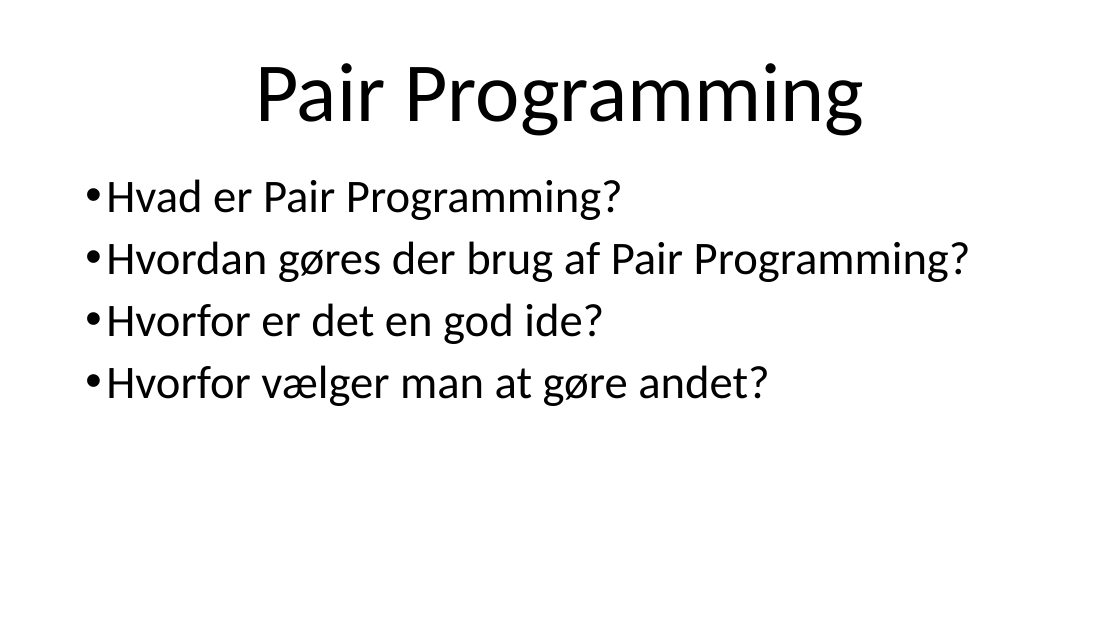
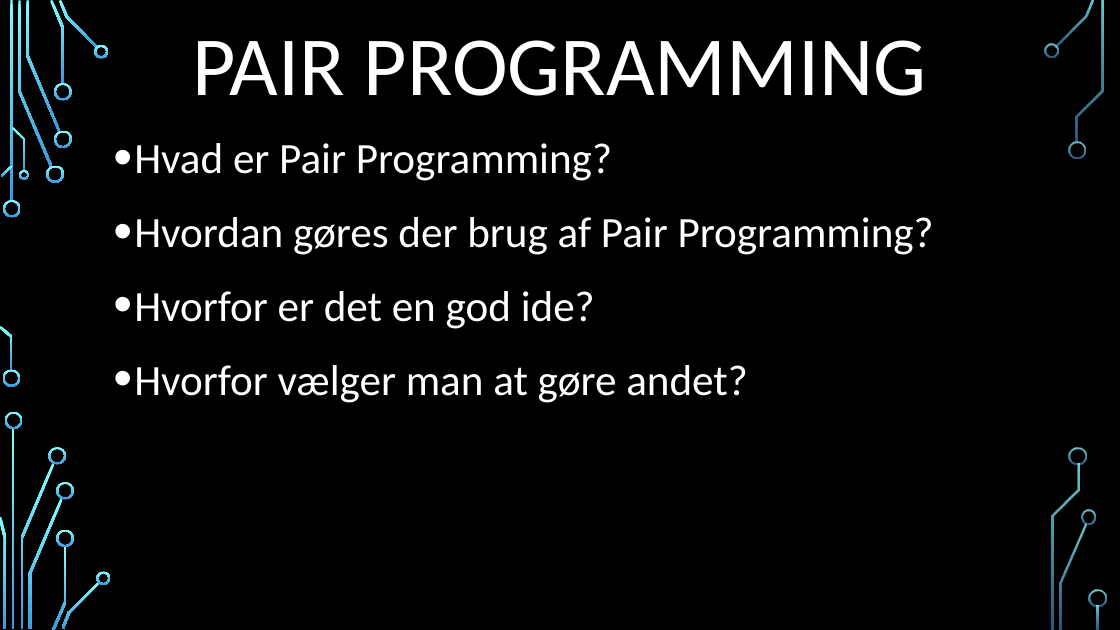
Before and after one commit to AndersSkovNielsen/LightManagement, a slide deck: slide 8 of Eksamen powerpoint.pptx. Drawn at 1120x630 pixels with LibreOffice and Linux fonts; fonts in the diff are those of the drawing; background and template pictures are left out. Boxes give left, top, right and bottom in pixels: in the first picture for what was removed or moved away, otherwise in the second. Text is boxed around its words. In the diff, an @@ line names an element or a change of style, - is before the commit and + after.

```diff
--- a/Eksamen powerpoint.pptx
+++ b/Eksamen powerpoint.pptx
@@ background #FFFFFF to picture (left out) @@
@@ title at box(193, 40, 926, 96): text changed; text colour #000000 to #FFFFFF @@
-Pair Programming
+PAIR PROGRAMMING
@@ text "Hvad er Pair Programming?": place and size @@
-text "Hvad er Pair Programming?" at box(106, 179, 971, 406)
+text "Hvad er Pair Programming?" at box(134, 143, 934, 403)
@@ text "Hvad er Pair Programming?" at box(134, 143, 934, 403): size 40 to 37 pt, text colour #000000 to #FFFFFF; line spacing 0.9 to 1.2 @@
@@ group added at box(0, 0, 1107, 630): 33 freeform shapes, 3 rectangles @@
```
Also in this commit, not shown: 8 other slides changed.
